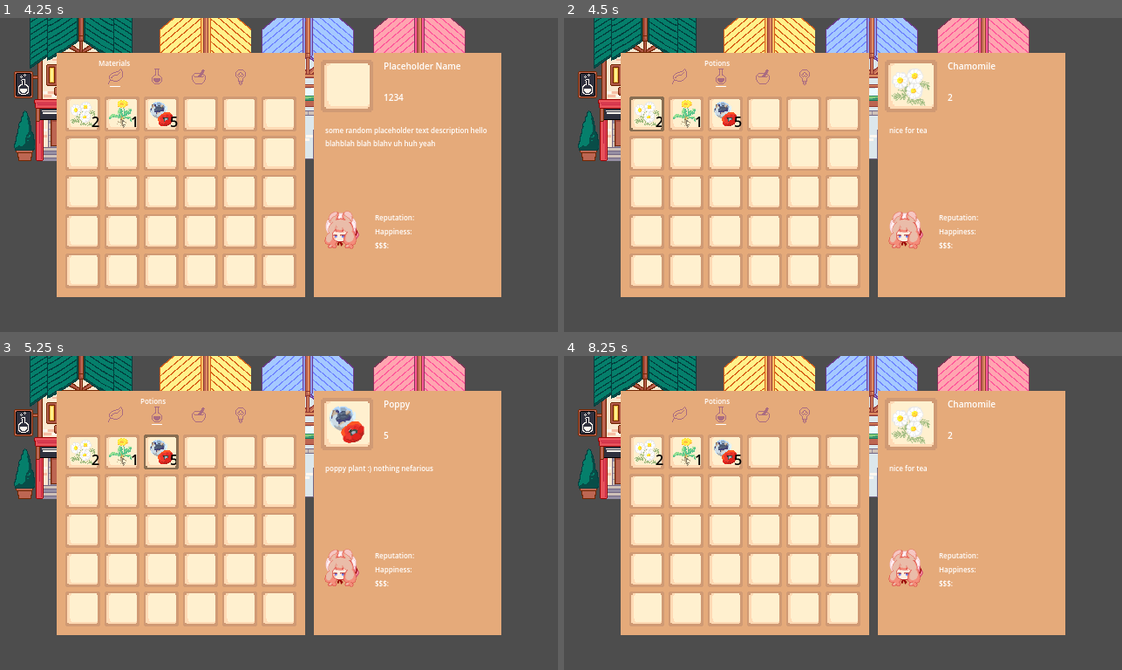
Above: before the commit, frames 1-4 (two rows, left to right).
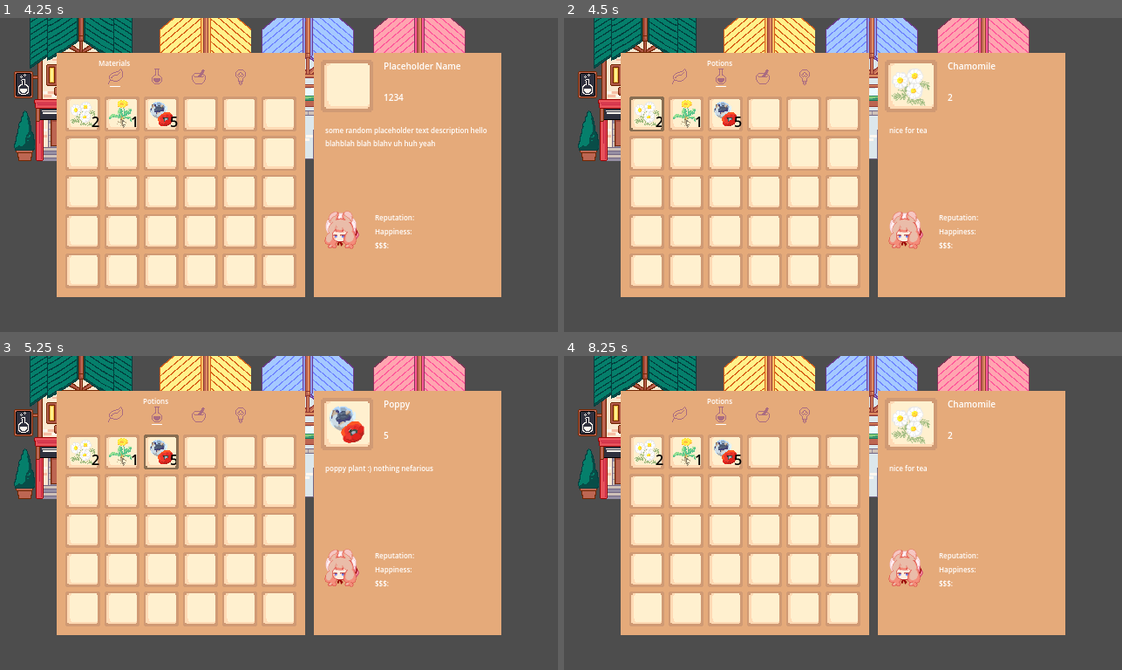
Above: after the commit, the same moments.

Repository: clara0/ApothecaryGame
Game: Godot game, scene res://scenes/main.tscn
Same seed, same stepped clock (60 frames per second), same inputs: the game is played once before the commit and once after it.
Inputs:
- Up to frame 1 (4.25 s): tap Enter (enter) at 0.5, 0.6, 1.55, 2.1, 2.75, 2.85, 3.8 s; hold W (up) 0.53-2.03 s; tap C (craft_temp) at 1.35, 3.6 s; tap Space at 2, 3.5 s; hold A (left) 2.03-3.53 s; hold Escape (back) from 3.53 s (still down); tap I (inventory) at 4.15 s
- Up to frame 2 (4.5 s): release Escape (back) at 4.28 s; hold D (right) from 4.28 s (still down); tap Enter (enter) at 4.35 s
- Up to frame 3 (5.25 s): tap Enter (enter) at 5, 5.1 s; release D (right) at 5.03 s; hold W (up) from 5.03 s (still down)
- Up to frame 4 (8.25 s): tap Space at 5.75 s; release W (up) at 5.78 s; hold D (right) 5.78-8.03 s; tap C (craft_temp) at 5.85, 8.1 s; tap Enter (enter) at 6.05, 6.6, 7.35 s; hold Escape (back) from 8.03 s (still down)

Frame 1 is identical in both runs. In frame 2, less than 0.1% of the frame differs, in the area x 25-31%, y 13-16%; in frame 3, less than 0.1%; in frame 4, less than 0.1%.

Commit message:
fix issue with save file directory not being created

Diff:
--- /dev/null
+++ b/inventory/invs/equip_inv_player.tres
@@ -0,0 +1,9 @@
+[gd_resource type="Resource" script_class="Inv" load_steps=3 format=3 uid="uid://cdvi6ta8jtdw0"]
+
+[ext_resource type="Script" path="res://inventory/inv_slot.gd" id="1_m3i4i"]
+[ext_resource type="Script" path="res://inventory/inventory.gd" id="2_ai1bk"]
+
+[resource]
+script = ExtResource("2_ai1bk")
+name = "Equipment"
+inv_slots = Array[ExtResource("1_m3i4i")]([])
--- /dev/null
+++ b/inventory/invs/item_inv_player.tres
@@ -0,0 +1,9 @@
+[gd_resource type="Resource" script_class="Inv" load_steps=3 format=3 uid="uid://crbjmo3um6ppd"]
+
+[ext_resource type="Script" path="res://inventory/inv_slot.gd" id="1_600eu"]
+[ext_resource type="Script" path="res://inventory/inventory.gd" id="2_t5tqe"]
+
+[resource]
+script = ExtResource("2_t5tqe")
+name = "Items"
+inv_slots = Array[ExtResource("1_600eu")]([])
--- /dev/null
+++ b/inventory/invs/pot_inv_player.tres
@@ -0,0 +1,9 @@
+[gd_resource type="Resource" script_class="Inv" load_steps=3 format=3 uid="uid://b4txf742ux0yf"]
+
+[ext_resource type="Script" path="res://inventory/inv_slot.gd" id="1_l7mxw"]
+[ext_resource type="Script" path="res://inventory/inventory.gd" id="2_mgc7k"]
+
+[resource]
+script = ExtResource("2_mgc7k")
+name = "Potions"
+inv_slots = Array[ExtResource("1_l7mxw")]([])
--- a/inventory/navbar/navbar_equip.tres
+++ b/inventory/navbar/navbar_equip.tres
@@ -1,9 +1,11 @@
-[gd_resource type="Resource" script_class="NavbarSlot" load_steps=3 format=3 uid="uid://dvo1uyqcxvpw0"]
+[gd_resource type="Resource" script_class="NavbarSlot" load_steps=4 format=3 uid="uid://dvo1uyqcxvpw0"]
 
 [ext_resource type="Script" path="res://inventory/navbar_slot.gd" id="1_efwg8"]
 [ext_resource type="Texture2D" uid="uid://jisthm7py2br" path="res://graphics/ui/navbar/Equipments.png" id="1_jw4ka"]
+[ext_resource type="Resource" uid="uid://cdvi6ta8jtdw0" path="res://inventory/invs/equip_inv_player.tres" id="2_3oebo"]
 
 [resource]
 script = ExtResource("1_efwg8")
 name = "Equipment"
 icon = ExtResource("1_jw4ka")
+inv = ExtResource("2_3oebo")
--- a/inventory/navbar/navbar_item.tres
+++ b/inventory/navbar/navbar_item.tres
@@ -1,9 +1,11 @@
-[gd_resource type="Resource" script_class="NavbarSlot" load_steps=3 format=3 uid="uid://dpkeoasbht7ay"]
+[gd_resource type="Resource" script_class="NavbarSlot" load_steps=4 format=3 uid="uid://dpkeoasbht7ay"]
 
 [ext_resource type="Script" path="res://inventory/navbar_slot.gd" id="1_c6xgm"]
 [ext_resource type="Texture2D" uid="uid://cnd7n5fcb7wu" path="res://graphics/ui/navbar/Quest.png" id="1_k65wp"]
+[ext_resource type="Resource" uid="uid://crbjmo3um6ppd" path="res://inventory/invs/item_inv_player.tres" id="2_kges1"]
 
 [resource]
 script = ExtResource("1_c6xgm")
 name = "Items"
 icon = ExtResource("1_k65wp")
+inv = ExtResource("2_kges1")
--- a/inventory/navbar/navbar_pot.tres
+++ b/inventory/navbar/navbar_pot.tres
@@ -1,9 +1,11 @@
-[gd_resource type="Resource" script_class="NavbarSlot" load_steps=3 format=3 uid="uid://clxhufpaebdgk"]
+[gd_resource type="Resource" script_class="NavbarSlot" load_steps=4 format=3 uid="uid://clxhufpaebdgk"]
 
 [ext_resource type="Script" path="res://inventory/navbar_slot.gd" id="1_8gxao"]
 [ext_resource type="Texture2D" uid="uid://8dj6fvcig557" path="res://graphics/ui/navbar/Potion.png" id="1_ccjvl"]
+[ext_resource type="Resource" uid="uid://b4txf742ux0yf" path="res://inventory/invs/pot_inv_player.tres" id="2_os5rq"]
 
 [resource]
 script = ExtResource("1_8gxao")
 name = "Potions"
 icon = ExtResource("1_ccjvl")
+inv = ExtResource("2_os5rq")
--- a/scenes/inventory/navbar/navbar_slot.tscn
+++ b/scenes/inventory/navbar/navbar_slot.tscn
@@ -49,8 +49,8 @@
 grow_vertical = 2
 size_flags_horizontal = 4
 theme_override_font_sizes/font_size = 8
-text = "materials
-"
+text = "materials"
+horizontal_alignment = 1
 
 [node name="SpacingPurposes" type="Control" parent="VBoxContainer"]
 custom_minimum_size = Vector2(0, 1)
--- a/scenes/inventory/player_inv.gd
+++ b/scenes/inventory/player_inv.gd
@@ -54,6 +54,7 @@
 	detail.load_slot(slots[focus_slot].get_slot())
 
 
+#TODO: add inv parameter for other invs !!!
 func update_slots()	 -> void:
 	var num_items: int = inv.inv_slots.size()
 	var i: int = 0
--- a/singletons/persist.gd
+++ b/singletons/persist.gd
@@ -1,8 +1,15 @@
 extends Node
 
 
+func create_save_file(name: String) -> FileAccess:
+	var dir = DirAccess.open("user://save")
+	if !dir:
+		DirAccess.make_dir_recursive_absolute("user://save")
+	return FileAccess.open("user://save/" + name, FileAccess.WRITE)
+
+
 func save_game() -> void:
-	var	save_file = FileAccess.open("user://save/game.save", FileAccess.WRITE)
+	var	save_file = create_save_file("game.save")
 	var save_nodes : Array = get_tree().get_nodes_in_group("Persist")
 
 	for node : Node in save_nodes:
Not shown: 1 places in scenes/menus/potion/potion_craft_menu.tscn that only renumber resources
